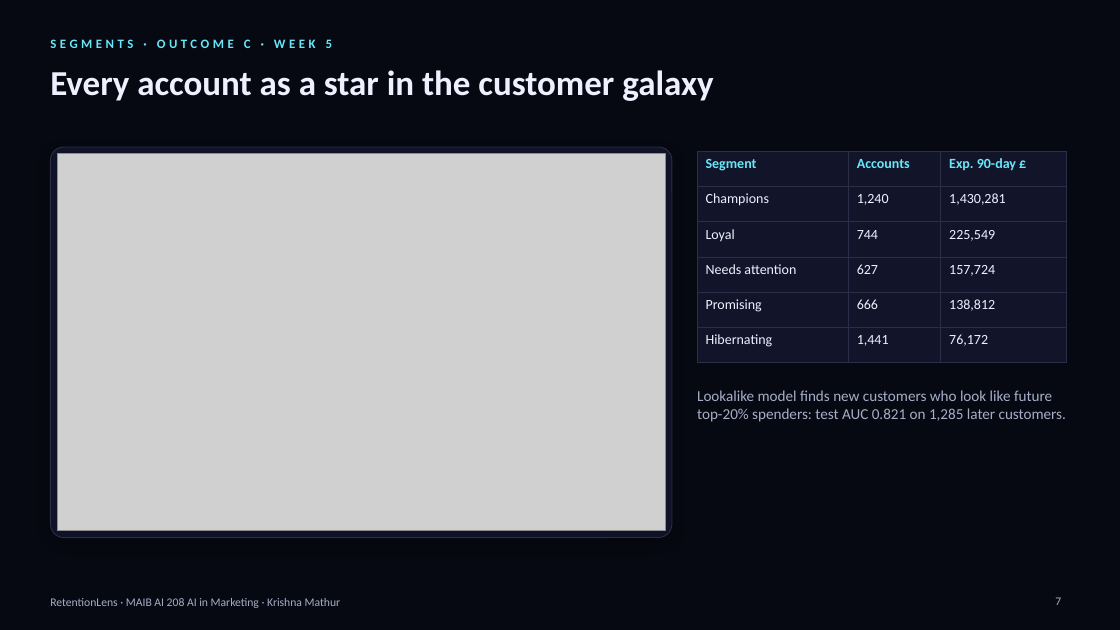
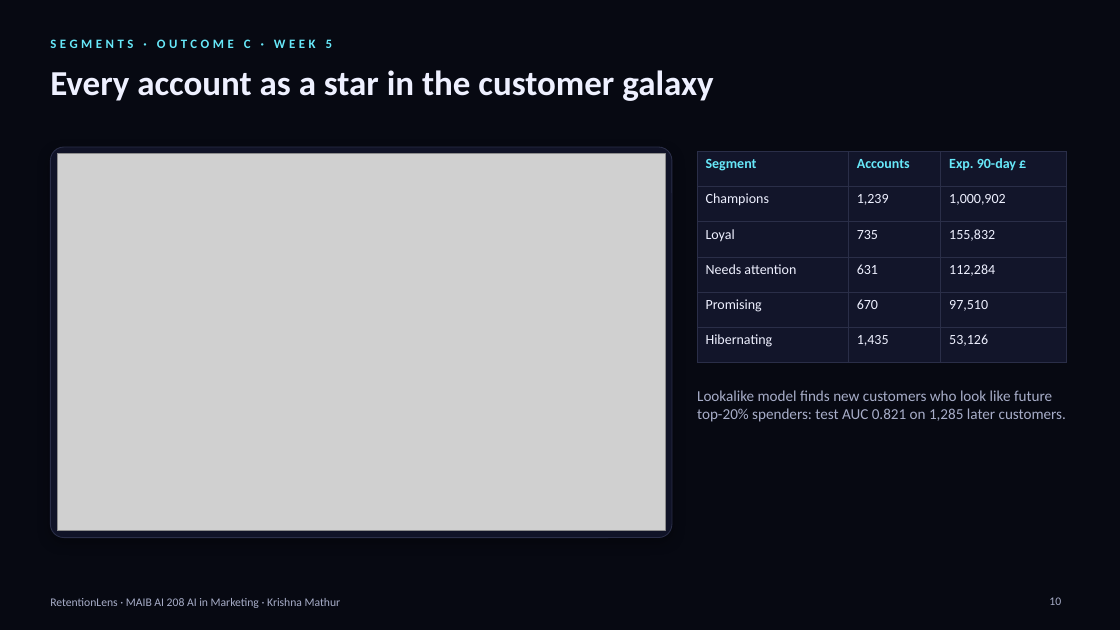
Before and after one commit to krish2105/Retention-Lens-AI-in-Marketing-, a slide deck: slide 10 of submissions/RetentionLens_Presentation.pptx (slide 7 before the commit). Drawn at 1120x630 pixels with LibreOffice and Linux fonts; fonts in the diff are those of the drawing; grey boxes stand for pictures. Boxes give left, top, right and bottom in pixels: in the first picture for what was removed or moved away, otherwise in the second. Text is boxed around its words. In the diff, an @@ line names an element or a change of style, - is before the commit and + after.

```diff
--- a/submissions/RetentionLens_Presentation.pptx
+++ b/submissions/RetentionLens_Presentation.pptx
@@ table at box(697, 151, 1067, 351) @@
-row 2, column 2: 1,240
+row 2, column 2: 1,239
-row 2, column 3: 1,430,281
+row 2, column 3: 1,000,902
-row 3, column 2: 744
+row 3, column 2: 735
-row 3, column 3: 225,549
+row 3, column 3: 155,832
-row 4, column 2: 627
+row 4, column 2: 631
-row 4, column 3: 157,724
+row 4, column 3: 112,284
-row 5, column 2: 666
+row 5, column 2: 670
-row 5, column 3: 138,812
+row 5, column 3: 97,510
-row 6, column 2: 1,441
+row 6, column 2: 1,435
-row 6, column 3: 76,172
+row 6, column 3: 53,126
@@ page number at box(1049, 597, 1061, 605): text changed @@
-7
+10
```
Also in this commit, not shown: 6 other slides changed, 6 slides added, 2 slides removed, 35 other files.
